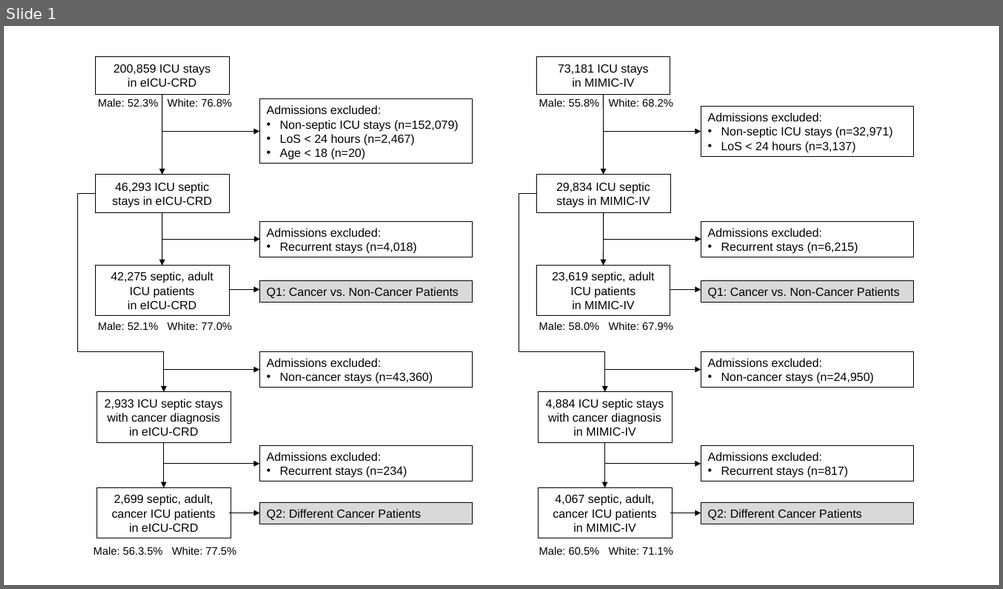
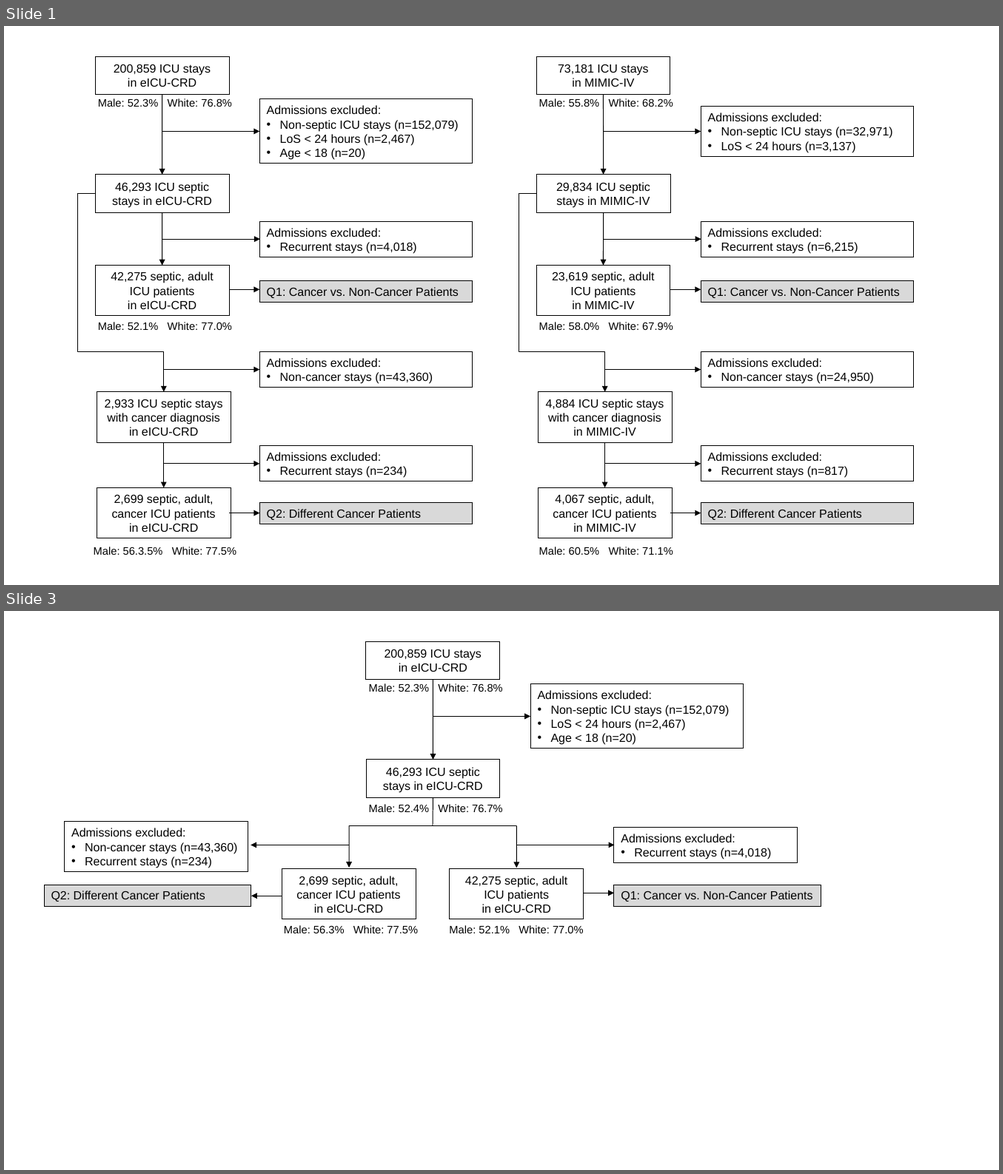
Before and after one commit to joamats/mit-tmle-cancer, a slide deck: results/fig1/flow_chart.pptx. Shown one above the other, each under a label of ours: slide 1 before the commit, slides 1 and 3 after it; the slides between them are not shown. The pictures are 1003x589 and 1003x1174 pixels, drawn with LibreOffice and Linux fonts; fonts in the diff are those of the drawing. Boxes give left, top, right and bottom in pixels: in the first picture for what was removed or moved away, otherwise in the second. Text is boxed around its words. In the diff, an @@ line names an element or a change of style, - is before the commit and + after.

```diff
--- a/results/fig1/flow_chart.pptx
+++ b/results/fig1/flow_chart.pptx
@@ slide 3 added at <box>4,611,999,1170</box>, background #FFFFFF @@
@@ rectangle added at <box>366,641,499,680</box>, outline #000000 0.75 pt, 12 pt, text #000000 @@
+200,859 ICU stays
+in eICU-CRD
@@ text added at <box>369,684,503,692</box>, 11 pt, text #000000 @@
+Male: 52.3% White: 76.8%
@@ arrow added from (432, 680) to (432, 760), #000000 0.75 pt @@
@@ rectangle added at <box>530,684,743,749</box>, outline #000000 0.75 pt, 12 pt, text #000000 @@
+Admissions excluded:
+• Non-septic ICU stays (n=152,079)
+• LoS < 24 hours (n=2,467)
+• Age < 18 (n=20)
@@ arrow added from (432, 716) to (530, 716), #000000 0.75 pt @@
@@ rectangle added at <box>366,760,499,797</box>, outline #000000 0.75 pt, 12 pt, text #000000 @@
+46,293 ICU septic stays in eICU-CRD
@@ text added at <box>369,804,503,812</box>, 11 pt, text #000000 @@
+Male: 52.4% White: 76.7%
@@ line added from (432, 797) to (432, 826), #000000 0.75 pt @@
@@ rectangle added at <box>65,822,247,872</box>, outline #000000 0.75 pt, 12 pt, text #000000 @@
+Admissions excluded:
+• Non-cancer stays (n=43,360)
+• Recurrent stays (n=234)
@@ arrow added from (349, 826) to (349, 868), #000000 0.75 pt @@
@@ line added from (349, 826) to (432, 826), #000000 0.75 pt @@
@@ line added from (432, 826) to (516, 826), #000000 0.75 pt @@
@@ arrow added from (516, 826) to (516, 869), #000000 0.75 pt @@
@@ rectangle added at <box>614,827,797,863</box>, outline #000000 0.75 pt, 12 pt, text #000000 @@
+Admissions excluded:
+• Recurrent stays (n=4,018)
@@ arrow added from (349, 846) to (250, 846), #000000 0.75 pt @@
@@ arrow added from (516, 846) to (614, 846), #000000 0.75 pt @@
@@ rectangle added at <box>282,869,415,920</box>, outline #000000 0.75 pt, 12 pt, text #000000 @@
+2,699 septic, adult, cancer ICU patients
+in eICU-CRD
@@ rectangle added at <box>449,869,583,920</box>, outline #000000 0.75 pt, 12 pt, text #000000 @@
+42,275 septic, adult ICU patients
+in eICU-CRD
@@ rectangle added at <box>44,885,250,906</box>, fill #D9D9D9, outline #000000 0.75 pt, 12 pt, text #000000 @@
+Q2: Different Cancer Patients
@@ arrow added from (282, 896) to (251, 896), #000000 0.75 pt @@
@@ arrow added from (583, 893) to (614, 893), #000000 0.75 pt @@
@@ rectangle added at <box>614,885,820,906</box>, fill #D9D9D9, outline #000000 0.75 pt, 12 pt, text #000000 @@
+Q1: Cancer vs. Non-Cancer Patients
@@ text added at <box>284,925,418,934</box>, 11 pt, text #000000 @@
+Male: 56.3% White: 77.5%
@@ text added at <box>449,925,583,934</box>, 11 pt, text #000000 @@
+Male: 52.1% White: 77.0%
```
Also in this commit, not shown: 1 other slide added.
